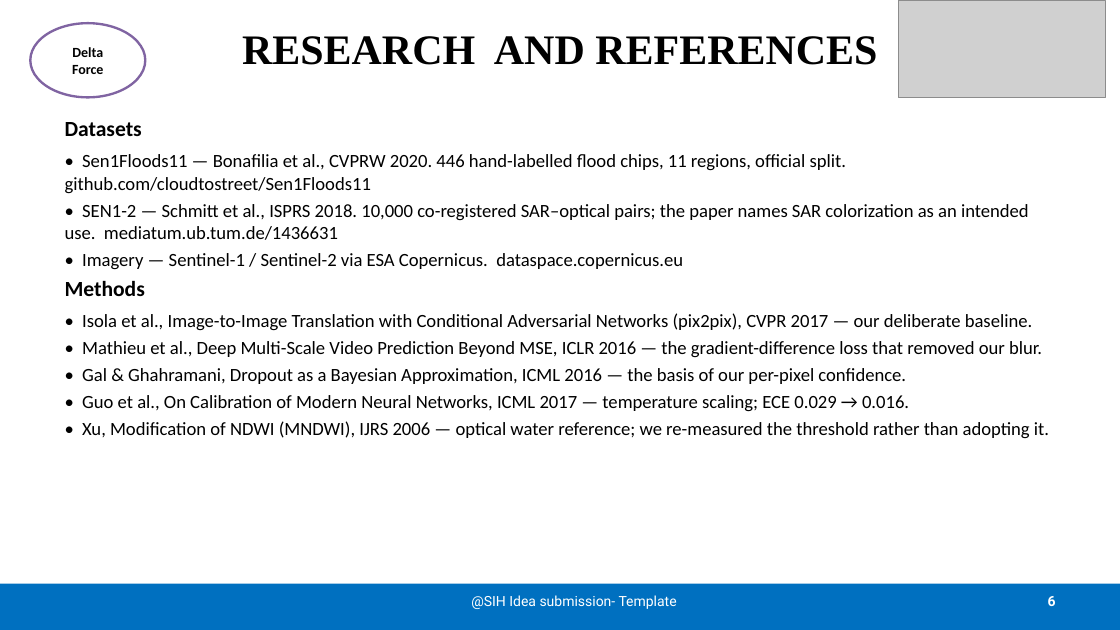
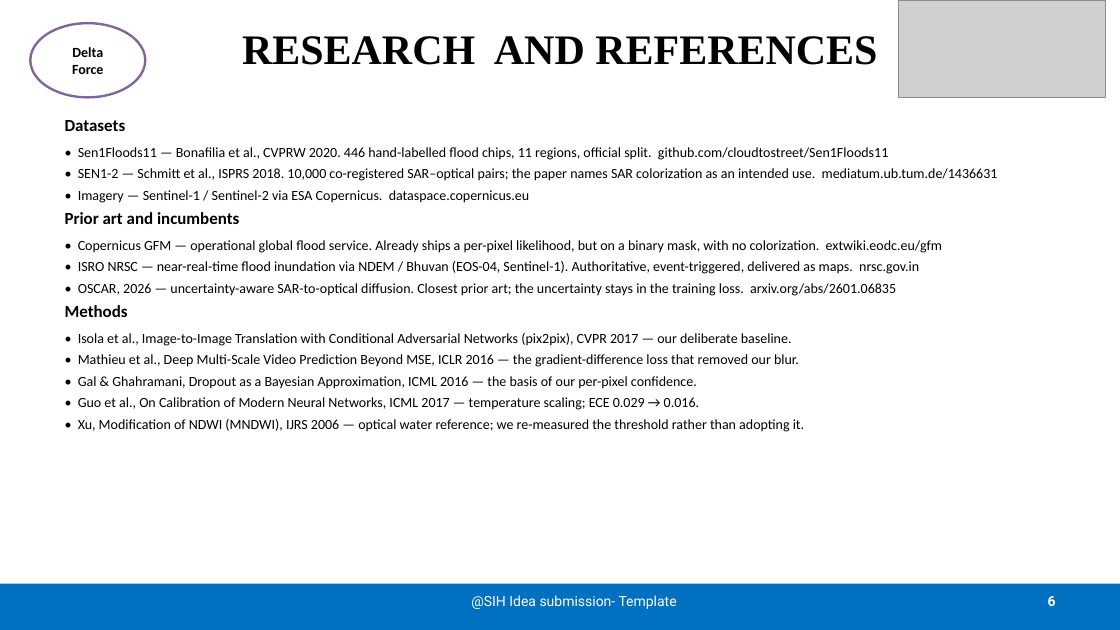
Before and after one commit to AKSAATHWIK/chromasar, a slide deck: slide 6 of SIH2026-DeltaForce-SIH1733-IDEA-SUBMISSION.pptx. Drawn at 1120x630 pixels with LibreOffice and Linux fonts; fonts in the diff are those of the drawing; grey boxes stand for pictures. Boxes give left, top, right and bottom in pixels: in the first picture for what was removed or moved away, otherwise in the second. Text is boxed around its words. In the diff, an @@ line names an element or a change of style, - is before the commit and + after.

```diff
--- a/SIH2026-DeltaForce-SIH1733-IDEA-SUBMISSION.pptx
+++ b/SIH2026-DeltaForce-SIH1733-IDEA-SUBMISSION.pptx
@@ text at (65, 120, 998, 432): size 18.5 to 14.5 pt in "Datasets", "Methods"; size 16 to 12 pt in "• Sen1Floods11 — Bonafilia et al., CVPRW ...", "• SEN1-2 — Schmitt et al., ISPRS ...", "• Imagery — Sentinel-1 / Sentinel-2 via ...", "• Isola et al., Image-to-Image Translation with ..." and 4 more places @@
@@ text at (65, 212, 942, 296): paragraphs added @@
+Prior art and incumbents
+• Copernicus GFM — operational global flood service. Already ships a per-pixel likelihood, but on a binary mask, with no colorization. extwiki.eodc.eu/gfm
+• ISRO NRSC — near-real-time flood inundation via NDEM / Bhuvan (EOS-04, Sentinel-1). Authoritative, event-triggered, delivered as maps. nrsc.gov.in
+• OSCAR, 2026 — uncertainty-aware SAR-to-optical diffusion. Closest prior art; the uncertainty stays in the training loss. arxiv.org/abs/2601.06835
```
Also in this commit, not shown: 2 other slides changed, 5 other files.
